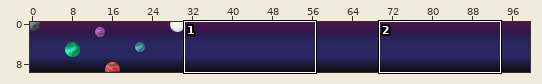
Level history. Tiled map: quanta/assets/tiled_lvl_03.tmx. The first picture is a wide view before the edit; the outline marks the close-up.
Close-up. The starting point:
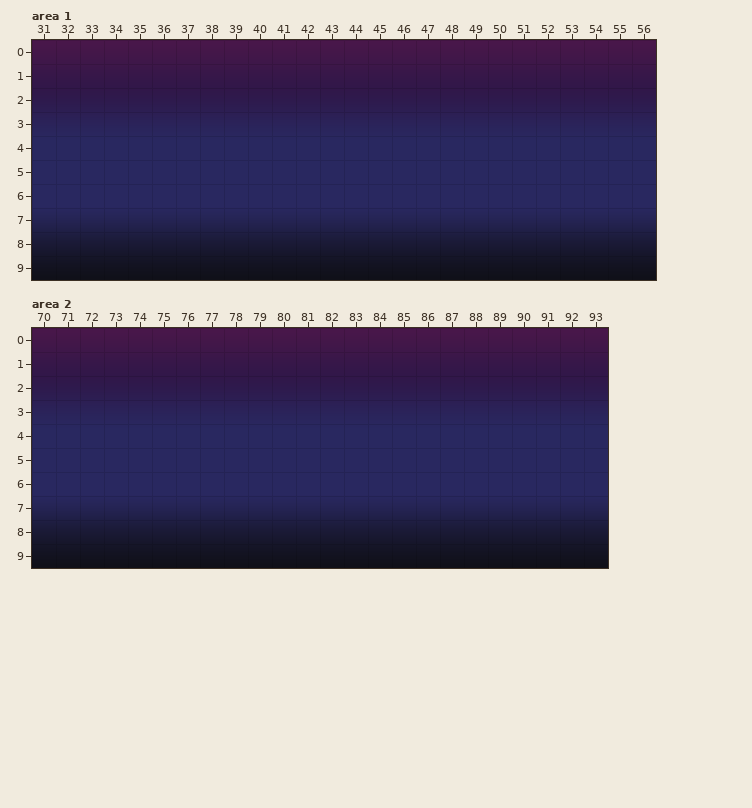
Cells are 64x64 px. Shown: area 1 x 31..56, y 0..9; area 2 x 70..93, y 0..9. The commit also changed other parts of the map, which this record leaves out. Tiles whose own drawing changed are shown in their newer look in all pictures.
The result:
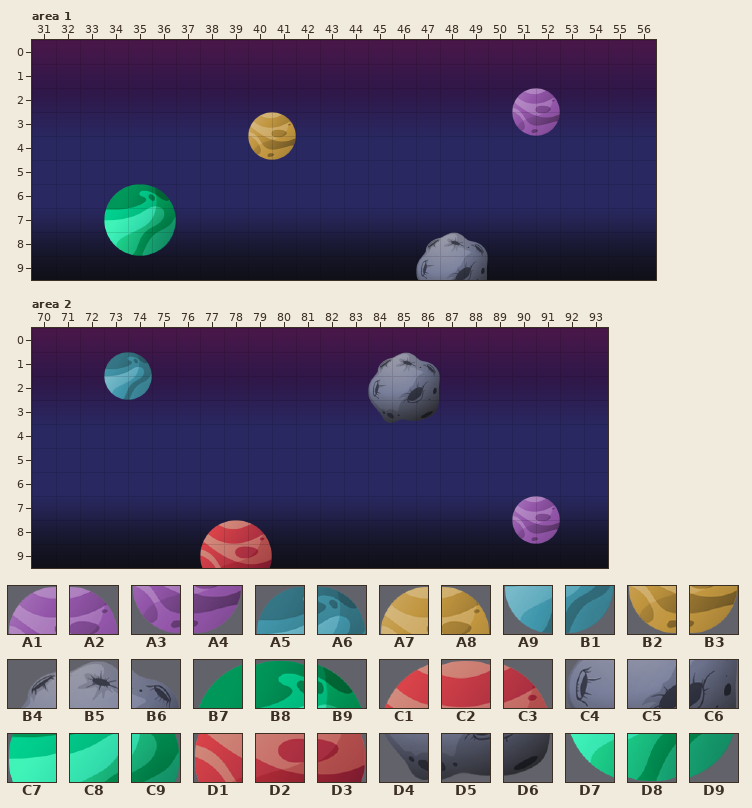
Key: from "tiled_lvl_03": A1 42, A2 43, A3 54, A4 55, A5 65, A6 66, A7 67, A8 68, A9 77, B1 78, B2 79, B3 80, B4 86, B5 87, B6 88, B7 89, B8 90, B9 91, C1 92, C2 93, C3 94, C4 98, C5 99, C6 100, C7 101, C8 102, C9 103, D1 104, D2 105, D3 106, D4 110, D5 111, D6 112, D7 113, D8 114, D9 115.
__ is an empty cell.
Changes in this commit:
Layer "space_layer", area 1:
y 2: x 51..52 __ __ -> A1 A2
y 3: x 40..41 __ __ -> A7 A8; x 51..52 __ __ -> A3 A4
y 4: x 40..41 __ __ -> B2 B3
y 6: x 34..36 __ __ __ -> B7 B8 B9
y 7: x 34..36 __ __ __ -> C7 C8 C9
y 8: x 34..36 __ __ __ -> D7 D8 D9; x 47..49 __ __ __ -> B4 B5 B6
y 9: x 47..49 __ __ __ -> C4 C5 C6
Layer "space_layer", area 2:
y 1: x 73..74 __ __ -> A5 A6; x 84..86 __ __ __ -> B4 B5 B6
y 2: x 73..74 __ __ -> A9 B1; x 84..86 __ __ __ -> C4 C5 C6
y 3: x 84..86 __ __ __ -> D4 D5 D6
y 7: x 90..91 __ __ -> A1 A2
y 8: x 77..79 __ __ __ -> C1 C2 C3; x 90..91 __ __ -> A3 A4
y 9: x 77..79 __ __ __ -> D1 D2 D3
Where, in picture pixels (left, top, right, bottom), the same in both close-ups:
added: (512, 88, 560, 136)
added: (248, 112, 296, 160)
added: (104, 184, 176, 256)
added: (416, 232, 488, 280)
added: (104, 352, 152, 400)
added: (368, 352, 440, 423)
added: (512, 496, 560, 544)
added: (200, 520, 272, 568)
